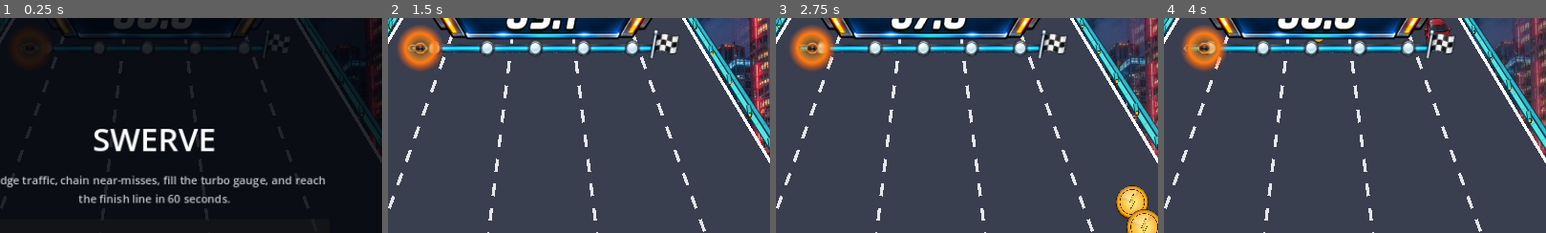
Above: before the commit, frames 1-4 (left to right).
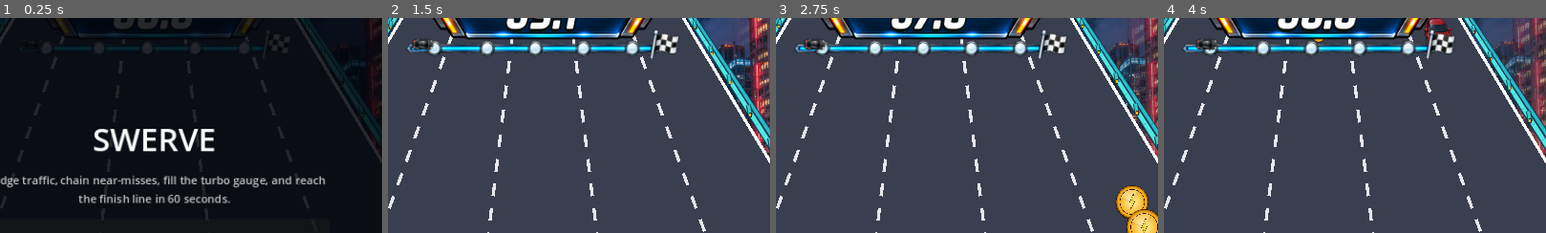
Above: after the commit, the same moments.

Repository: kjs8806/swerve
Game: Godot game, scene res://scenes/Main.tscn
Two runs of this game, one before a commit and one after it. Both use one fixed random seed, a clock stepped at 60 frames per second and the inputs below.
Inputs:
- Up to frame 1 (0.25 s): no input
- Up to frame 2 (1.5 s): click "TAP TO START" at 0.5 s; tap Enter at 1.25, 1.35 s; hold Right from 1.28 s (still down)
- Up to frame 3 (2.75 s): tap Space at 1.52, 2.27 s; release Right at 2.03 s; hold Left from 2.03 s (still down); tap Enter at 2.1 s
- Up to frame 4 (4 s): release Left at 2.78 s; hold Right from 2.78 s (still down); tap Enter at 2.85, 3.6 s; tap Space at 3.77 s
The pictures show only the part of the screen within x 30-80%, y 7-57%; the shares and areas given below are measured in that part.

The runs differ from the first frame. In frame 1, 0.3% of the frame differs, in the area x 3-13%, y 6-22%; in frame 2, 2.3%, in the area x 2-76%, y 3-25%; in frame 3, 2.3%; in frame 4, 2.3%.

Commit message:
Polish progress track marker

Diff:
--- a/godot/scenes/Main.tscn
+++ b/godot/scenes/Main.tscn
@@ -13,8 +13,6 @@
 [ext_resource type="Shader" path="res://shaders/gradient_text.gdshader" id="11_grad_shader"]
 [ext_resource type="FontFile" path="res://assets/fonts/RacingSansOne-Regular.ttf" id="12_combo_font"]
 [ext_resource type="Texture2D" path="res://assets/hud/pause-button.png" id="13_pause"]
-[ext_resource type="Texture2D" path="res://assets/hud/progress-marker-glow.png" id="14_glow"]
-
 [sub_resource type="FontVariation" id="FontVariation_extrabold"]
 base_font = ExtResource("10_display_font")
 variation_embolden = 0.6
@@ -106,22 +104,11 @@
 
 [node name="PlayerMarker" type="TextureRect" parent="HUD/Root/ProgressTrack"]
 texture_filter = 4
-offset_left = 4.0
-offset_top = 15.0
-offset_right = 44.0
-offset_bottom = 39.5
+offset_left = 3.0
+offset_top = 10.25
+offset_right = 43.0
+offset_bottom = 34.75
 texture = ExtResource("5_car")
-expand_mode = 1
-stretch_mode = 5
-mouse_filter = 2
-
-[node name="MarkerGlow" type="TextureRect" parent="HUD/Root/ProgressTrack/PlayerMarker"]
-show_behind_parent = true
-offset_left = -10.0
-offset_top = -17.75
-offset_right = 50.0
-offset_bottom = 42.25
-texture = ExtResource("14_glow")
 expand_mode = 1
 stretch_mode = 5
 mouse_filter = 2
Binary file changed: godot/assets/hud/progress-car-hd.png
Binary file changed: godot/assets/hud/progress-track-hd.png
Not shown: 1 places in godot/scenes/Main.tscn that only renumber resources
